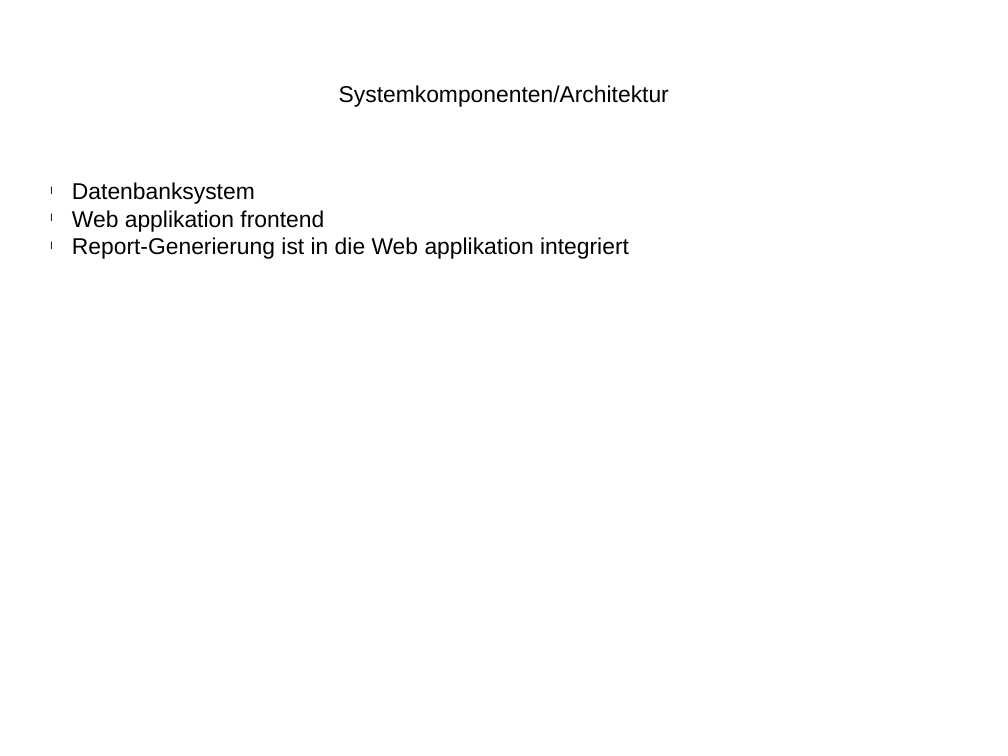
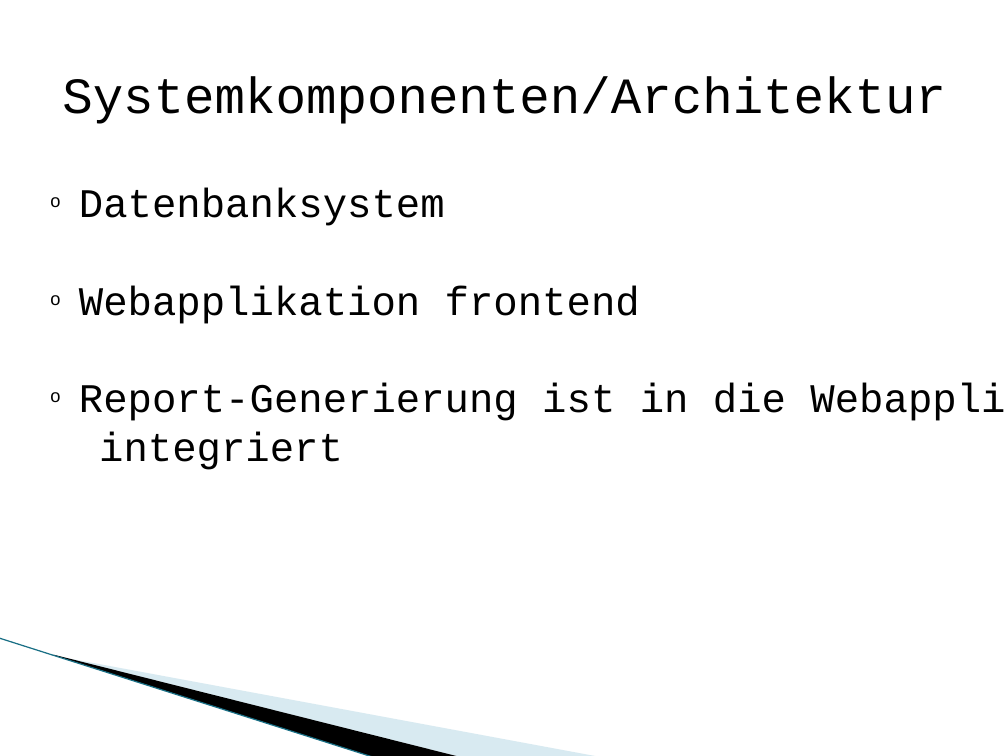
Before and after one commit to andef4/ch.bfh.bti7081.s2013.blue, a slide deck: slide 5 of doc/task01/praesi.pptx. Drawn at 1008x756 pixels with LibreOffice and Linux fonts; fonts in the diff are those of the drawing; background and template pictures are left out. Boxes give left, top, right and bottom in pixels: in the first picture for what was removed or moved away, otherwise in the second. Text is boxed around its words. In the diff, an @@ line names an element or a change of style, - is before the commit and + after.

```diff
--- a/doc/task01/praesi.pptx
+++ b/doc/task01/praesi.pptx
@@ text "Systemkomponenten/Architektur" at (62, 76, 946, 124): size 18 to 40 pt, font Arial to Courier New @@
@@ text at (79, 188, 445, 226): size 18 to 32 pt, font Arial to Courier New in "Datenbanksystem"; bullet l to o @@
@@ text at (79, 285, 786, 470): text changed; size 18 to 32 pt; font Arial to Courier New @@
-l Web applikation frontend
-l Report-Generierung ist in die Web applikation integriert
+o Webapplikation frontend
+o Report-Generierung ist in die Webapplikation
+integriert
@@ line added from (0, 638) to (374, 756), #97C5D8 0.95 pt @@
@@ freeform shape added at (54, 655, 461, 756), fill #000000 @@
@@ freeform shape added at (55, 656, 600, 756), fill #A0CBDC at 40% opacity @@
```
Also in this commit, not shown: 3 other slides changed, 1 slide added, 1 slide removed, 1 other file.
